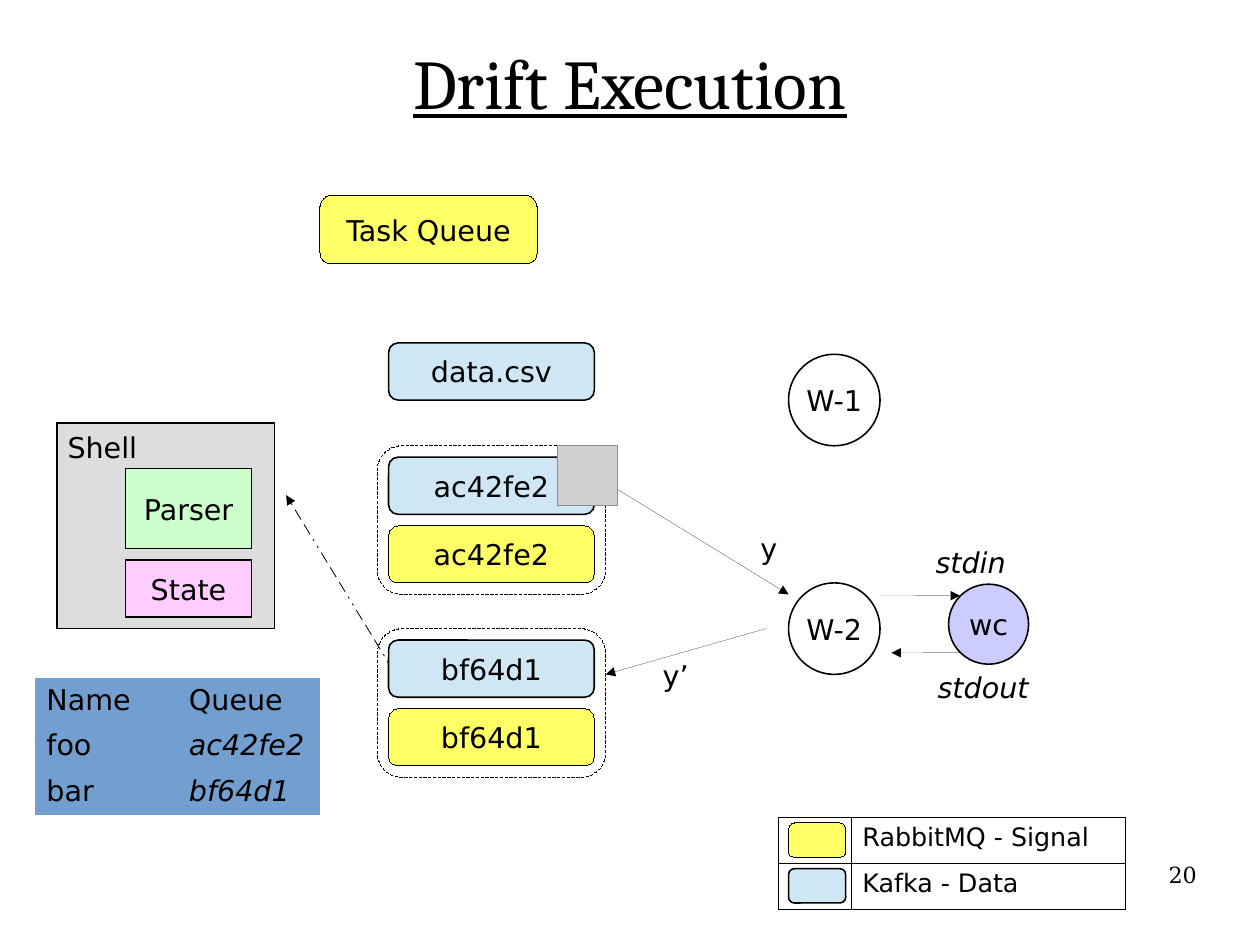
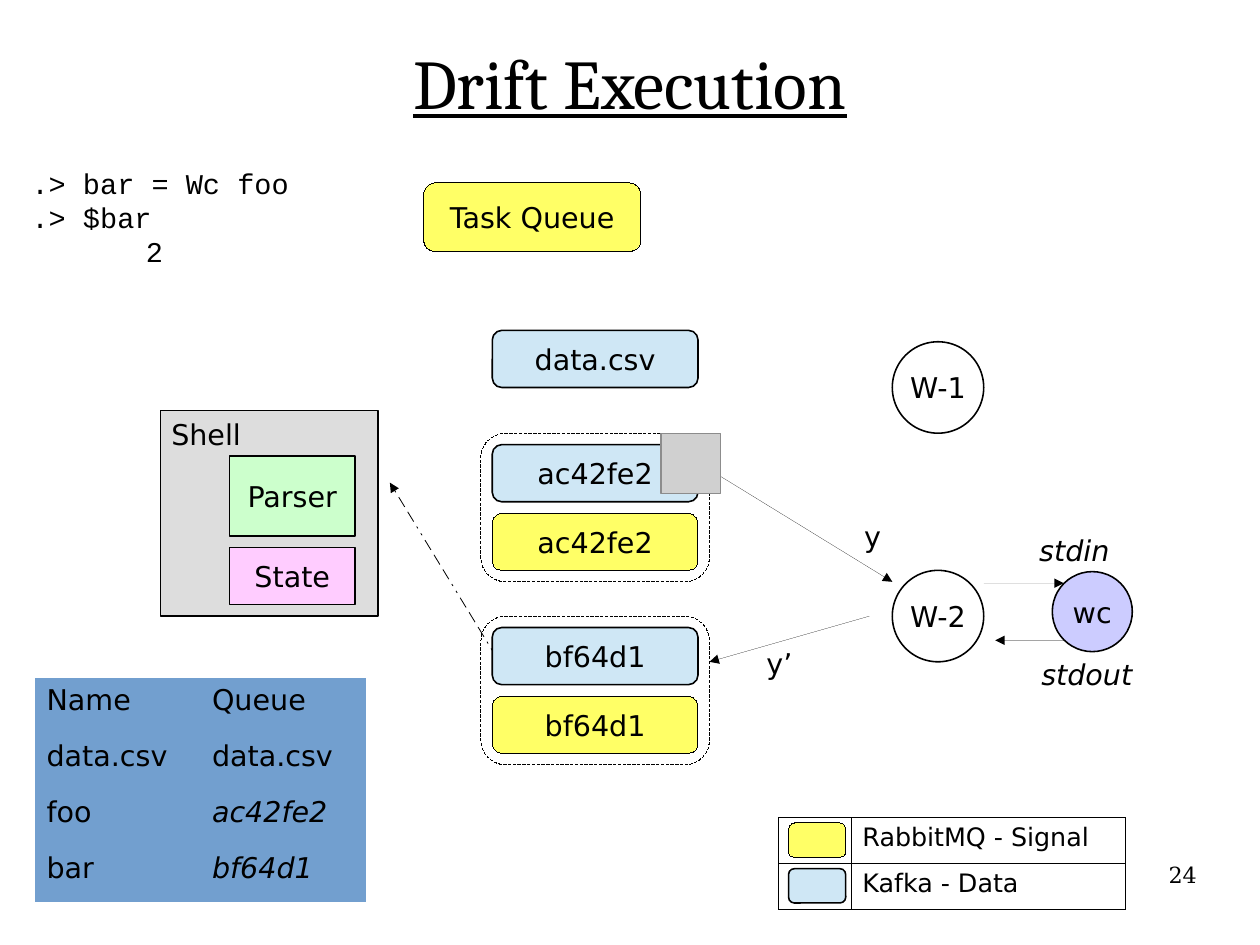
Before and after one commit to flange/drift-dev, a slide deck: slide 24 of presentation/hottopix/ht2.odp (slide 20 before the commit). Drawn at 1260x945 pixels with LibreOffice and Linux fonts; fonts in the diff are those of the drawing; grey boxes stand for pictures. Boxes give left, top, right and bottom in pixels: in the first picture for what was removed or moved away, otherwise in the second. Text is boxed around its words. In the diff, an @@ line names an element or a change of style, - is before the commit and + after.

```diff
--- a/presentation/hottopix/ht2.odp
+++ b/presentation/hottopix/ht2.odp
@@ text added at (83,173,288,262), 18 pt, text #000000 @@
+.> bar = Wc foo
+.> $bar
+2
@@ 3 ellipses, 2 texts, 2 rounded rectangles, 1 rectangle, 1 arrow: place and size @@
-3 ellipses, 2 texts, 2 rounded rectangles, 1 rectangle, 1 arrow at (68,354,1029,699)
+3 ellipses, 2 texts, 2 rounded rectangles, 1 rectangle, 1 arrow at (171,342,1133,686)
@@ 6 rounded rectangles, 4 arrows, 3 texts, 2 rectangles, 1 picture: place and size @@
-6 rounded rectangles, 4 arrows, 3 texts, 2 rectangles, 1 picture at (57,196,1006,777)
+6 rounded rectangles, 4 arrows, 3 texts, 2 rectangles, 1 picture at (161,183,1109,765)
@@ table at (35,678,367,902) @@
+row 2: data.csv | data.csv
@@ table: place and size @@
-table at (35,678,321,813)
+table at (35,678,367,902)
@@ page number at (1169,866,1197,883): text changed @@
-20
+24
```
Also in this commit, not shown: 26 other slides changed, 6 slides added, 1 other file.
